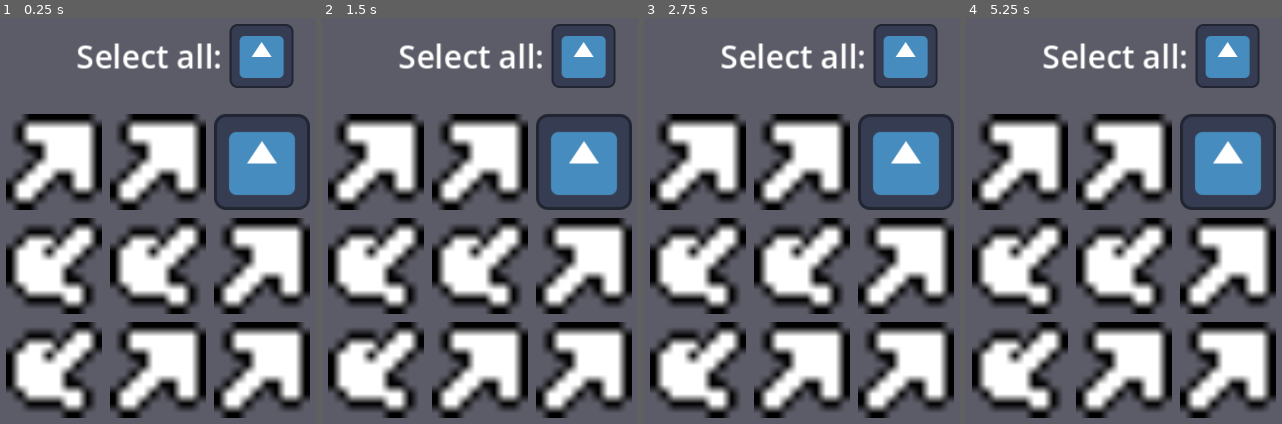
Above: before the commit, frames 1-4 (left to right).
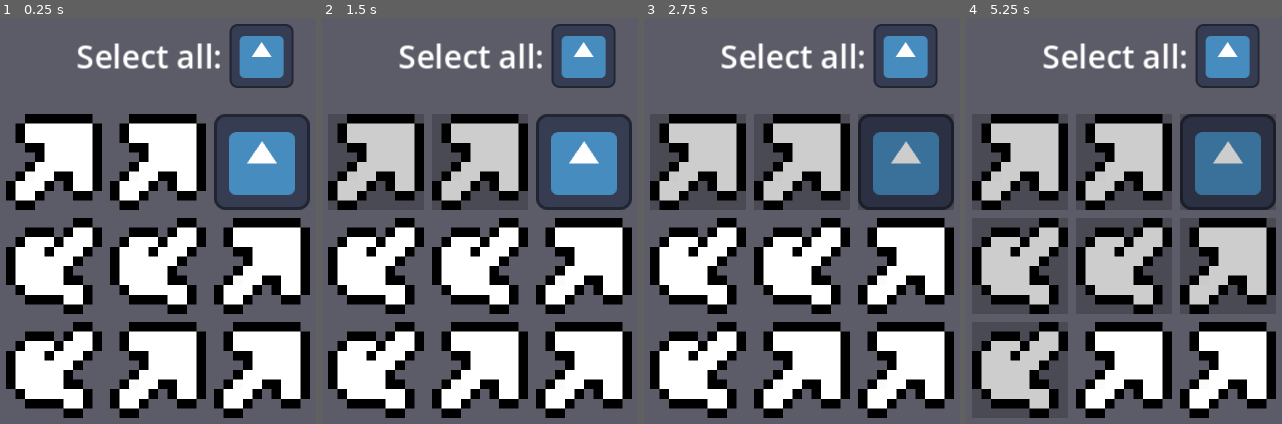
Above: after the commit, the same moments.

Repository: my-koala/UHackathon2025
Game: Godot game, scene res://assets/microgame/select_image/select_image.tscn
Two runs of this game, one before a commit and one after it. Both use one fixed random seed, a clock stepped at 60 frames per second and the inputs below. The project has no main scene, so this scene is started directly. The engine's default icon, where the game draws it, is replaced by a stand-in: a white triangle on a blue panel in a dark square.
Inputs (mouse positions are in pixels of both pictures, inside the frame that each line leads up to):
- Up to frame 1 (0.25 s): no input
- Up to frame 2 (1.5 s): click (375, 160) at 0.5 s; click (480, 160) at 1.25 s
- Up to frame 3 (2.75 s): click (906, 160) at 2 s
- Up to frame 4 (5.25 s): click (1019, 265) at 2.75 s; click (1124, 265) at 3.5 s; click (1228, 265) at 4.25 s; click (1019, 371) at 5 s

The runs differ from the first frame. In frame 1, 22% of the frame differs, in the area x 1-99%, y 23-99%; in frame 2, 24%; in frame 3, 28%; in frame 4, 31%.

Commit message:
Polish to select image microgame

Diff:
--- /dev/null
+++ b/assets/microgame/select_image/image_button.tscn
@@ -0,0 +1,21 @@
+[gd_scene format=3 uid="uid://np2gxgfygelv"]
+
+[node name="texture_button" type="TextureButton"]
+texture_filter = 1
+texture_repeat = 1
+custom_minimum_size = Vector2(48, 48)
+toggle_mode = true
+ignore_texture_size = true
+stretch_mode = 0
+
+[node name="color_rect" type="ColorRect" parent="."]
+visible = false
+layout_mode = 1
+anchors_preset = 15
+anchor_right = 1.0
+anchor_bottom = 1.0
+grow_horizontal = 2
+grow_vertical = 2
+color = Color(0, 0, 0, 0.196078)
+
+[connection signal="toggled" from="." to="color_rect" method="set_visible"]
--- a/assets/microgame/select_image/select_image.tscn
+++ b/assets/microgame/select_image/select_image.tscn
@@ -1,9 +1,10 @@
-[gd_scene load_steps=5 format=3 uid="uid://fmot7xfs8qm8"]
+[gd_scene load_steps=6 format=3 uid="uid://fmot7xfs8qm8"]
 
 [ext_resource type="Script" uid="uid://4bpnmghu73mc" path="res://scripts/microgame/select_image/select_image.gd" id="1_f4jky"]
 [ext_resource type="Texture2D" uid="uid://jgvgps126754" path="res://assets/cursor/cursor_arrow.png" id="2_qira8"]
 [ext_resource type="Texture2D" uid="uid://cstl3soj1n5fu" path="res://assets/cursor/cursor_hand.png" id="3_ig40c"]
 [ext_resource type="Texture2D" uid="uid://dlhm8ss4r1mfs" path="res://icon.svg" id="4_ms7y0"]
+[ext_resource type="PackedScene" uid="uid://np2gxgfygelv" path="res://assets/microgame/select_image/image_button.tscn" id="5_ig40c"]
 
 [node name="select_image" type="Control" node_paths=PackedStringArray("buttons")]
 layout_mode = 3
@@ -48,65 +49,29 @@
 grow_vertical = 2
 columns = 3
 
-[node name="texture_button" type="TextureButton" parent="grid_container"]
-custom_minimum_size = Vector2(48, 48)
+[node name="texture_button" parent="grid_container" instance=ExtResource("5_ig40c")]
 layout_mode = 2
-toggle_mode = true
-ignore_texture_size = true
-stretch_mode = 0
 
-[node name="texture_button2" type="TextureButton" parent="grid_container"]
-custom_minimum_size = Vector2(48, 48)
+[node name="texture_button2" parent="grid_container" instance=ExtResource("5_ig40c")]
 layout_mode = 2
-toggle_mode = true
-ignore_texture_size = true
-stretch_mode = 0
 
-[node name="texture_button3" type="TextureButton" parent="grid_container"]
-custom_minimum_size = Vector2(48, 48)
+[node name="texture_button3" parent="grid_container" instance=ExtResource("5_ig40c")]
 layout_mode = 2
-toggle_mode = true
-ignore_texture_size = true
-stretch_mode = 0
 
-[node name="texture_button4" type="TextureButton" parent="grid_container"]
-custom_minimum_size = Vector2(48, 48)
+[node name="texture_button4" parent="grid_container" instance=ExtResource("5_ig40c")]
 layout_mode = 2
-toggle_mode = true
-ignore_texture_size = true
-stretch_mode = 0
 
-[node name="texture_button5" type="TextureButton" parent="grid_container"]
-custom_minimum_size = Vector2(48, 48)
+[node name="texture_button5" parent="grid_container" instance=ExtResource("5_ig40c")]
 layout_mode = 2
-toggle_mode = true
-ignore_texture_size = true
-stretch_mode = 0
 
-[node name="texture_button6" type="TextureButton" parent="grid_container"]
-custom_minimum_size = Vector2(48, 48)
+[node name="texture_button6" parent="grid_container" instance=ExtResource("5_ig40c")]
 layout_mode = 2
-toggle_mode = true
-ignore_texture_size = true
-stretch_mode = 0
 
-[node name="texture_button7" type="TextureButton" parent="grid_container"]
-custom_minimum_size = Vector2(48, 48)
+[node name="texture_button7" parent="grid_container" instance=ExtResource("5_ig40c")]
 layout_mode = 2
-toggle_mode = true
-ignore_texture_size = true
-stretch_mode = 0
 
-[node name="texture_button8" type="TextureButton" parent="grid_container"]
-custom_minimum_size = Vector2(48, 48)
+[node name="texture_button8" parent="grid_container" instance=ExtResource("5_ig40c")]
 layout_mode = 2
-toggle_mode = true
-ignore_texture_size = true
-stretch_mode = 0
 
-[node name="texture_button9" type="TextureButton" parent="grid_container"]
-custom_minimum_size = Vector2(48, 48)
+[node name="texture_button9" parent="grid_container" instance=ExtResource("5_ig40c")]
 layout_mode = 2
-toggle_mode = true
-ignore_texture_size = true
-stretch_mode = 0
--- a/scripts/microgame/select_image/select_image.gd
+++ b/scripts/microgame/select_image/select_image.gd
@@ -67,6 +67,8 @@
 
 	if button_texture == _expected_image:
 		_correct_buttons = min(buttons.size(), _correct_buttons + 1)
+	else:
+		complete(false)
 
 	_process_images()
 
